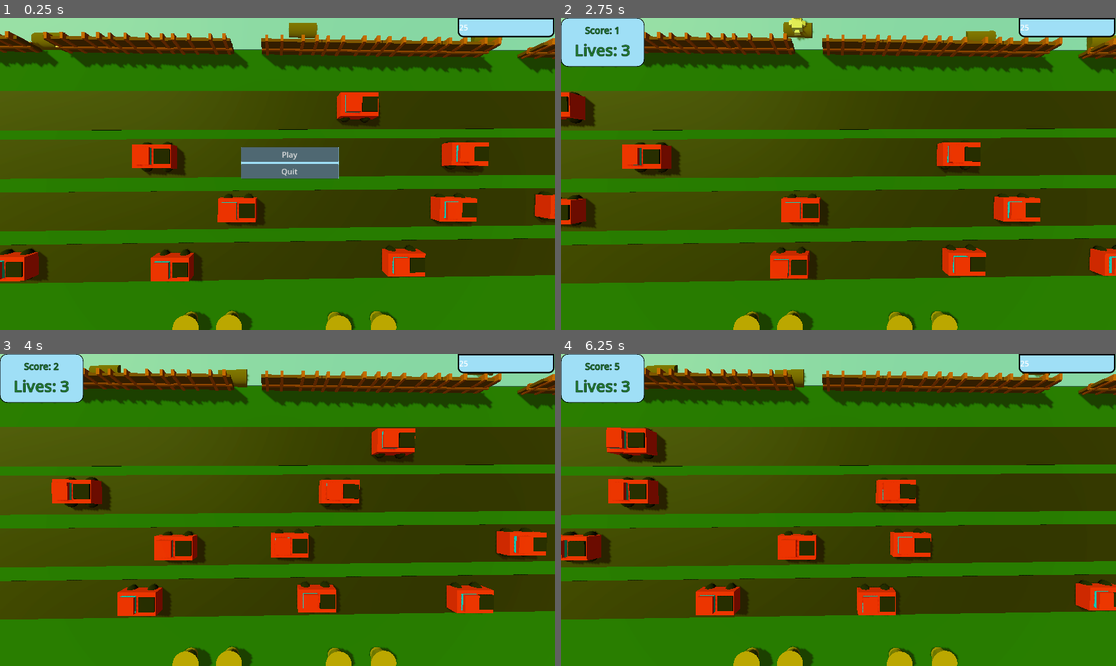
Above: before the commit, frames 1-4 (two rows, left to right).
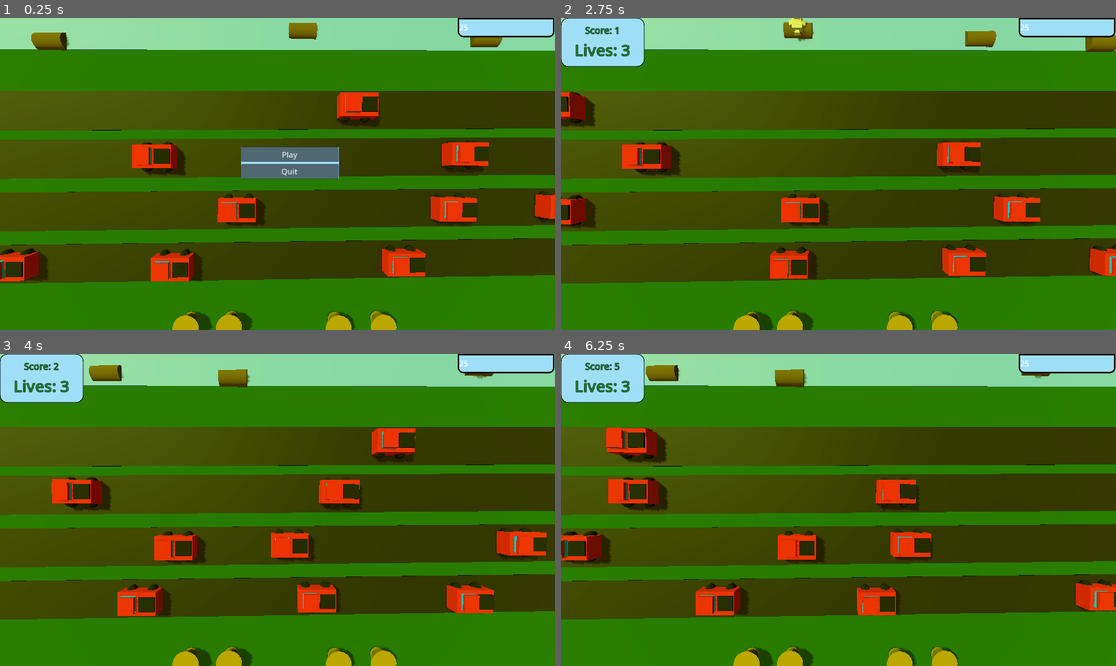
Above: after the commit, the same moments.

Repository: PushingPolygons/dangerxing-PCCDanny
Game: Godot game, scene res://Main/Main.tscn
The game is run twice, just before and just after one commit, with the same random seed, the same clock (stepped at 60 frames per second) and the same inputs.
Inputs:
- Up to frame 1 (0.25 s): no input
- Up to frame 2 (2.75 s): click "Play" at 0.5 s; hold W (move_up) from 1.28 s (still down)
- Up to frame 3 (4 s): release W (move_up) at 2.78 s; hold A (move_left) from 2.78 s (still down)
- Up to frame 4 (6.25 s): release A (move_left) at 4.28 s; hold S (move_down) 4.28-5.03 s; hold D (move_right) 5.03-5.78 s; hold W (move_up) from 5.78 s (still down)

The runs differ from the first frame. In frame 1, 8.2% of the frame differs, in the area x 0-100%, y 2-18%; in frame 2, 7.1%; in frame 3, 7.1%; in frame 4, 7.1%.

Commit message:
hidden fences be hidden

Diff:
--- a/Code/Main/Main.tscn
+++ b/Code/Main/Main.tscn
@@ -69,7 +69,7 @@
 mesh = SubResource("PlaneMesh_lig6h")
 
 [node name="River" parent="Terrain" instance=ExtResource("4_3n5fr")]
-transform = Transform3D(1, 0, -2.32831e-10, 0, 1, 0, 2.32831e-10, 0, 1, -0.00347725, -0.0227942, -8.36607)
+transform = Transform3D(1, 0, -2.32831e-10, 0, 1, 0, 2.32831e-10, 0, 1, -0.00347725, -0.0636467, -8.36607)
 
 [node name="Terrain2" parent="Terrain" instance=ExtResource("6_j2860")]
 transform = Transform3D(1, 0, 1.74548e-05, 0, 1, 0, -1.74548e-05, 0, 1, 0, -0.0206034, 1.92927)
@@ -199,29 +199,33 @@
 text = "PlayerScore:"
 label_settings = SubResource("LabelSettings_dq0i0")
 
-[node name="Roadblock" parent="." instance=ExtResource("6_ec7g1")]
+[node name="fences" type="Node3D" parent="."]
+process_mode = 4
+visible = false
+
+[node name="Roadblock" parent="fences" instance=ExtResource("6_ec7g1")]
 transform = Transform3D(0.00136133, 0, -0.999999, 0, 1, 0, 0.999999, 0, 0.00136133, 8.39179, 0.664939, -8.61227)
 
-[node name="Roadblock5" parent="." instance=ExtResource("6_ec7g1")]
+[node name="Roadblock5" parent="fences" instance=ExtResource("6_ec7g1")]
 transform = Transform3D(0.00136133, 0, -0.999999, 0, 1, 0, 0.999999, 0, 0.00136133, 4.38347, 0.664939, -8.65199)
 
-[node name="Roadblock4" parent="." instance=ExtResource("6_ec7g1")]
+[node name="Roadblock4" parent="fences" instance=ExtResource("6_ec7g1")]
 transform = Transform3D(0.00136133, 0, -0.999999, 0, 1, 0, 0.999999, 0, 0.00136133, -5.64273, 0.664939, -8.72989)
 
-[node name="Roadblock8" parent="." instance=ExtResource("6_ec7g1")]
+[node name="Roadblock8" parent="fences" instance=ExtResource("6_ec7g1")]
 transform = Transform3D(0.00136133, 0, -0.999999, 0, 1, 0, 0.999999, 0, 0.00136133, -9.64106, 0.664939, -8.74717)
 
-[node name="Roadblock9" parent="." instance=ExtResource("6_ec7g1")]
+[node name="Roadblock9" parent="fences" instance=ExtResource("6_ec7g1")]
 transform = Transform3D(0.00136133, 0, -0.999999, 0, 1, 0, 0.999999, 0, 0.00136133, -13.6443, 0.664939, -8.78783)
 
-[node name="Roadblock10" parent="." instance=ExtResource("6_ec7g1")]
+[node name="Roadblock10" parent="fences" instance=ExtResource("6_ec7g1")]
 transform = Transform3D(0.00136133, 0, -0.999999, 0, 1, 0, 0.999999, 0, 0.00136133, -19.3043, 0.664939, -8.82205)
 
-[node name="Roadblock3" parent="." instance=ExtResource("6_ec7g1")]
+[node name="Roadblock3" parent="fences" instance=ExtResource("6_ec7g1")]
 transform = Transform3D(0.00136133, 0, -0.999999, 0, 1, 0, 0.999999, 0, 0.00136133, 12.3905, 0.664939, -8.57365)
 
-[node name="Roadblock7" parent="." instance=ExtResource("6_ec7g1")]
+[node name="Roadblock7" parent="fences" instance=ExtResource("6_ec7g1")]
 transform = Transform3D(0.00136133, 0, -0.999999, 0, 1, 0, 0.999999, 0, 0.00136133, 19.3013, 0.664939, -8.53814)
 
-[node name="Roadblock2" parent="." instance=ExtResource("6_ec7g1")]
+[node name="Roadblock2" parent="fences" instance=ExtResource("6_ec7g1")]
 transform = Transform3D(0.00136133, 0, -0.999999, 0, 1, 0, 0.999999, 0, 0.00136133, 0.379435, 0.664939, -8.68864)
--- a/Code/Player/Player.gd
+++ b/Code/Player/Player.gd
@@ -15,6 +15,8 @@
 var spawning_location: Vector3 = Vector3(0.0, 0.0, -7.7)
 var score: int = 0
 var ride_along: Vehicle = null
+var ride_offset: float = 0 # X axis.
+
 
 func _ready():
 	position = spawning_location
@@ -24,7 +26,7 @@
 # Called every frame. 'delta' is the elapsed time since the previous frame.
 func _process(delta):
 	if ride_along:
-		position = ride_along.position
+		global_position = ride_along.global_position
 	var direction = Vector2()
 
 	# Get input from W, A, S, D keys (move_up, move_down, move_left, move_right)
--- /dev/null
+++ b/Code/Terrain/Roadblock.gd
@@ -0,0 +1,2 @@
+extends Area3D
+class_name Roadblock
--- a/Code/Terrain/Roadblock.tscn
+++ b/Code/Terrain/Roadblock.tscn
@@ -1,4 +1,6 @@
-[gd_scene load_steps=8 format=3 uid="uid://q5q6s1n7m6lc"]
+[gd_scene load_steps=9 format=3 uid="uid://q5q6s1n7m6lc"]
+
+[ext_resource type="Script" path="res://Terrain/Roadblock.gd" id="1_olj5i"]
 
 [sub_resource type="StandardMaterial3D" id="StandardMaterial3D_un8hn"]
 albedo_color = Color(0.27451, 0.156863, 0.027451, 1)
@@ -26,6 +28,7 @@
 
 [node name="Roadblock" type="Area3D"]
 transform = Transform3D(1, 0, 0, 0, 1, 0, 0, 0, 1, -0.340137, 1.46644, -0.753848)
+script = ExtResource("1_olj5i")
 
 [node name="MeshInstance3D" type="MeshInstance3D" parent="."]
 transform = Transform3D(-0.00881366, 4.32259e-05, -0.999961, 0.00490436, 0.999988, 0, 0.999949, -0.00490416, -0.00881377, 0, -0.126747, 0)
